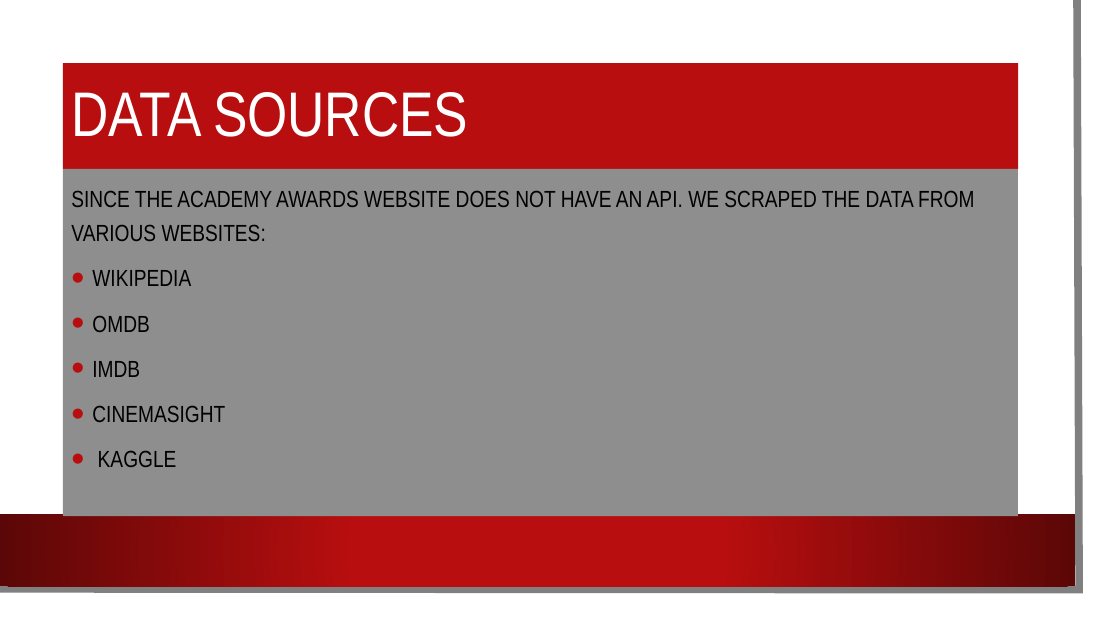
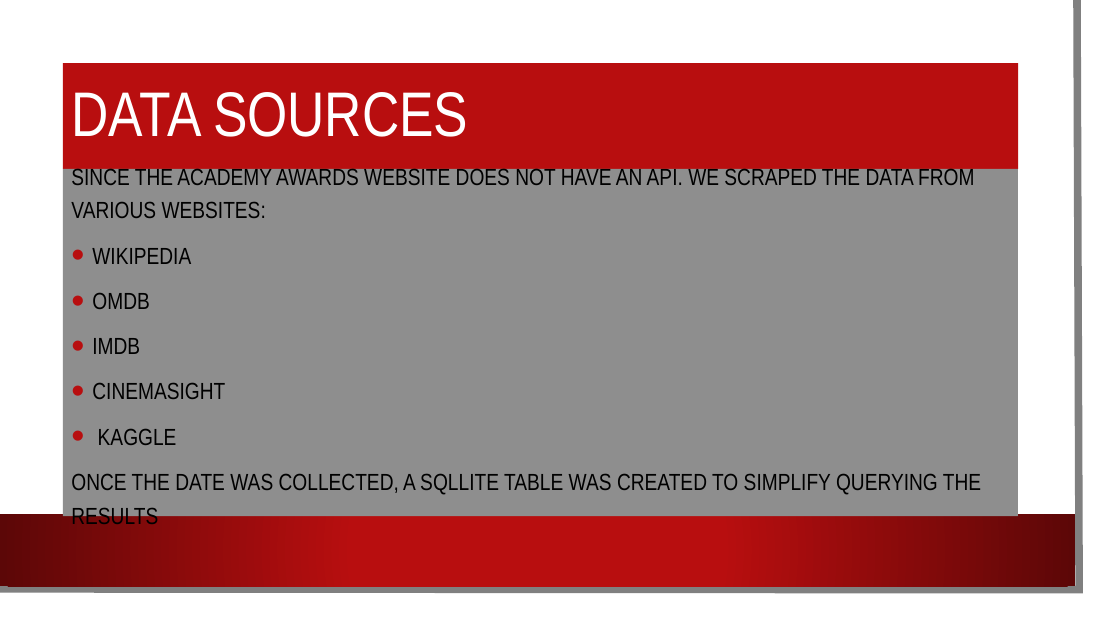
Before and after one commit to KLoretto/Project-two, a slide deck: slide 3 of Oscar Winners.pptx. Drawn at 1120x630 pixels with LibreOffice and Linux fonts; fonts in the diff are those of the drawing; background and template pictures are left out. Boxes give left, top, right and bottom in pixels: in the first picture for what was removed or moved away, otherwise in the second. Text is boxed around its words. In the diff, an @@ line names an element or a change of style, - is before the commit and + after.

```diff
--- a/Oscar Winners.pptx
+++ b/Oscar Winners.pptx
@@ text at [71,473,981,524]: paragraph added @@
+ONCE THE DATE WAS COLLECTED, A SQLLITE TABLE WAS CREATED TO SIMPLIFY QUERYING THE RESULTS
```
Also in this commit, not shown: 5 other slides changed, 1 other file.
